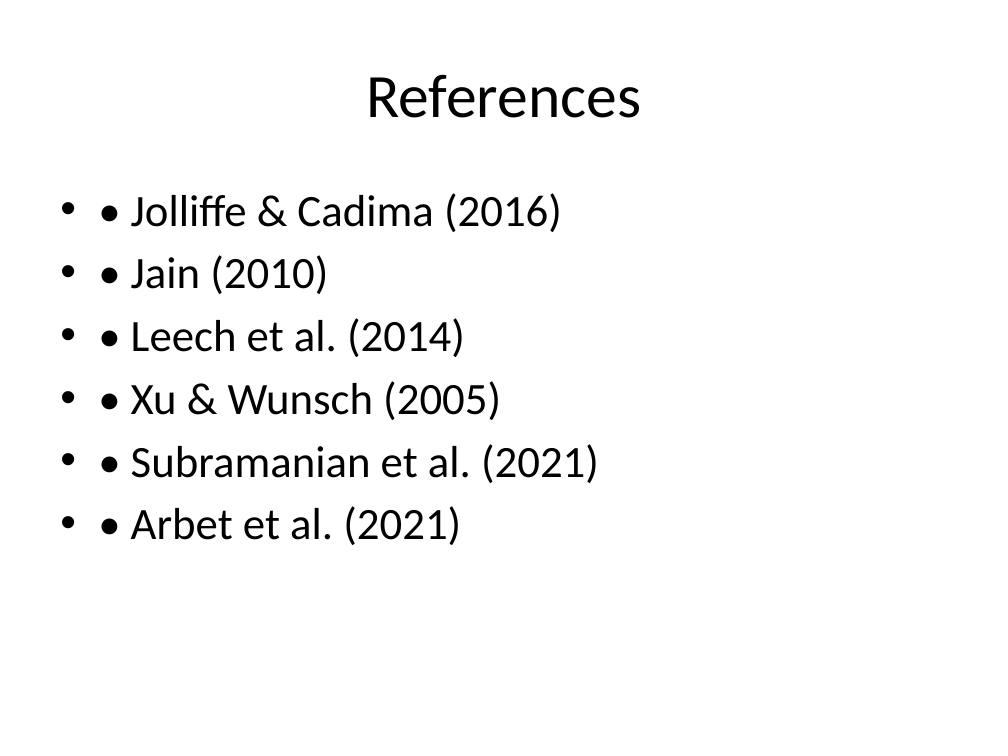
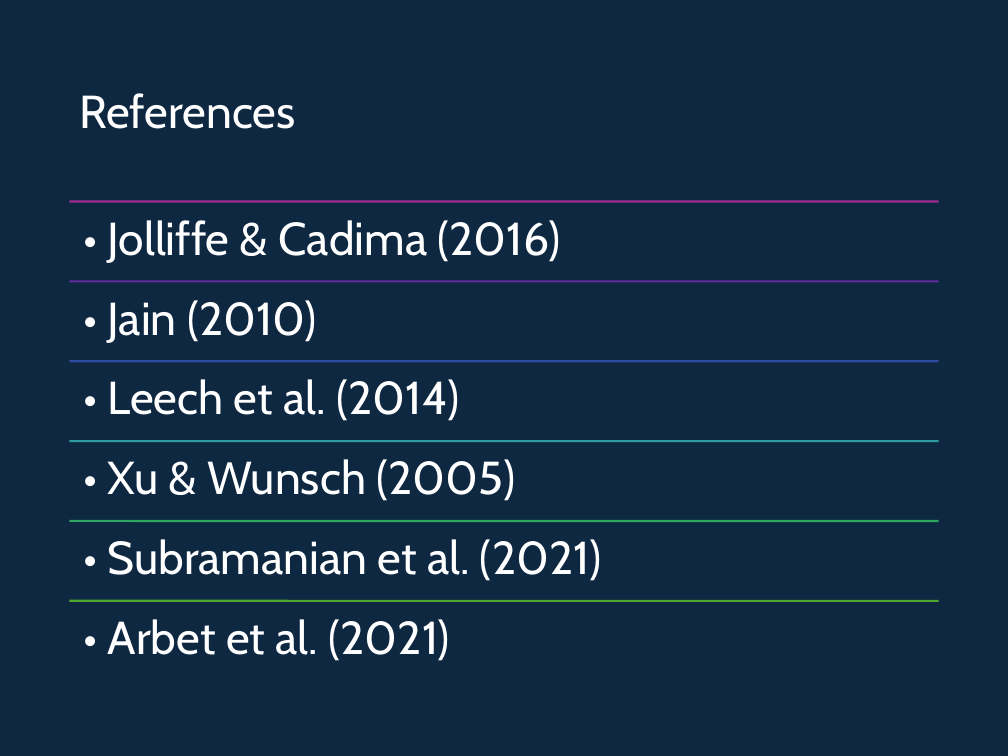
Before and after one commit to Rageshmenon9388/rag, a slide deck: slide 11 of Health_Behavior_Clustering_Presentation.pptx. Drawn at 1008x756 pixels with LibreOffice and Linux fonts; fonts in the diff are those of the drawing; background and template pictures are left out. Boxes give left, top, right and bottom in pixels: in the first picture for what was removed or moved away, otherwise in the second. Text is boxed around its words. In the diff, an @@ line names an element or a change of style, - is before the commit and + after.

```diff
--- a/Health_Behavior_Clustering_Presentation.pptx
+++ b/Health_Behavior_Clustering_Presentation.pptx
@@ background #FFFFFF to picture (left out) @@
@@ title "References": place and size @@
-title "References" at [366,74,641,118]
+title "References" at [79,93,295,129]
@@ title "References" at [79,93,295,129]: size 44 to 33 pt, font Calibri to Cabin, text colour #000000 to #FFFFFF; alignment centre to left; line spacing 1 to 0.9 @@
@@ text removed at [131,193,599,545] @@
-• • Jolliffe & Cadima (2016)
-• • Jain (2010)
-• • Leech et al. (2014)
-• • Xu & Wunsch (2005)
-• • Subramanian et al. (2021)
-• • Arbet et al. (2021)
@@ group added at [70,202,938,661]: 6 lines, 6 texts @@
+• Jolliffe & Cadima (2016)
+• Jain (2010)
+• Leech et al. (2014)
+• Xu & Wunsch (2005)
+• Subramanian et al. (2021)
+• Arbet et al. (2021)
```
Also in this commit, not shown: 10 other slides changed.
